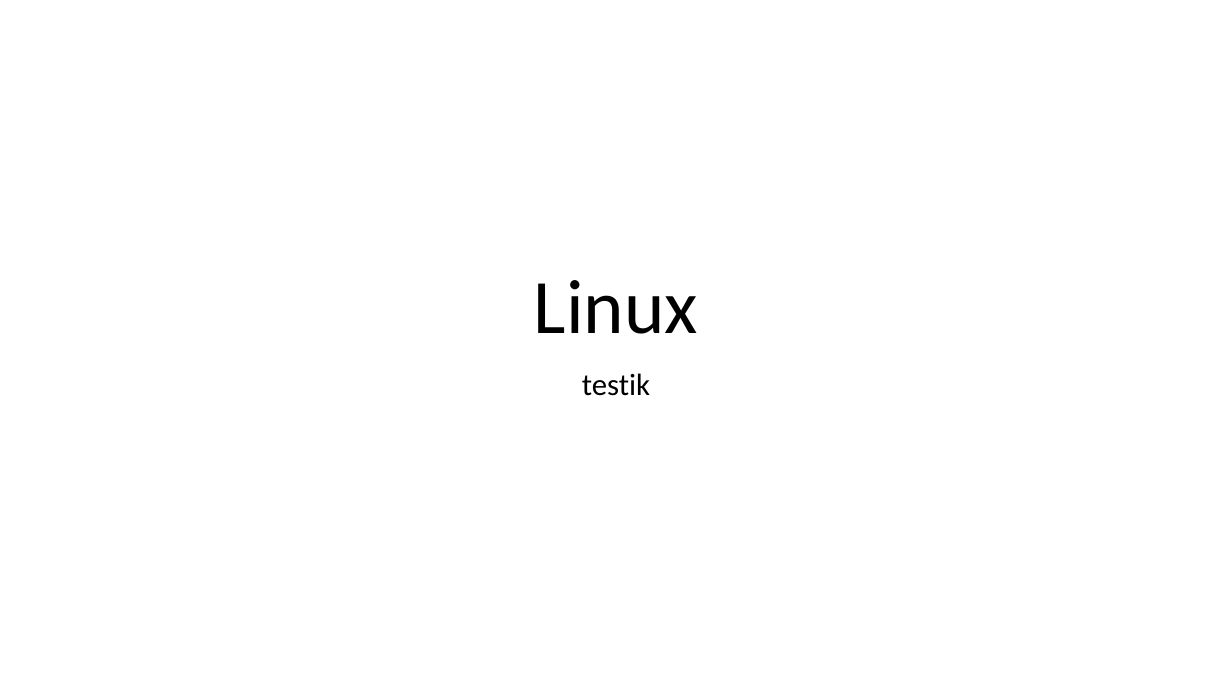
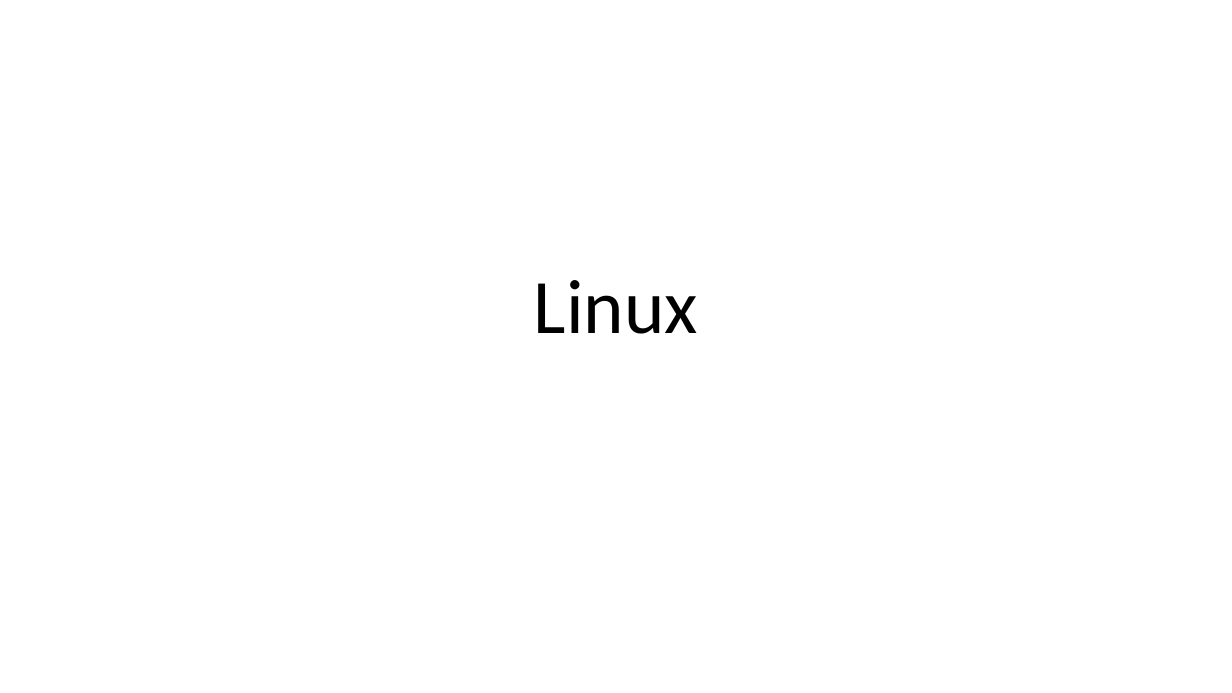
Before and after one commit to RadRoz12/Test2, a slide deck: slide 1 of Linux.pptx. Drawn at 1232x693 pixels with LibreOffice and Linux fonts; fonts in the diff are those of the drawing. Boxes give left, top, right and bottom in pixels: in the first picture for what was removed or moved away, otherwise in the second. Text is boxed around its words. In the diff, an @@ line names an element or a change of style, - is before the commit and + after.

Commit message:
[Toto byl test]

```diff
--- a/Linux.pptx
+++ b/Linux.pptx
@@ subtitle removed at [582,373,650,396] @@
-testik
```
